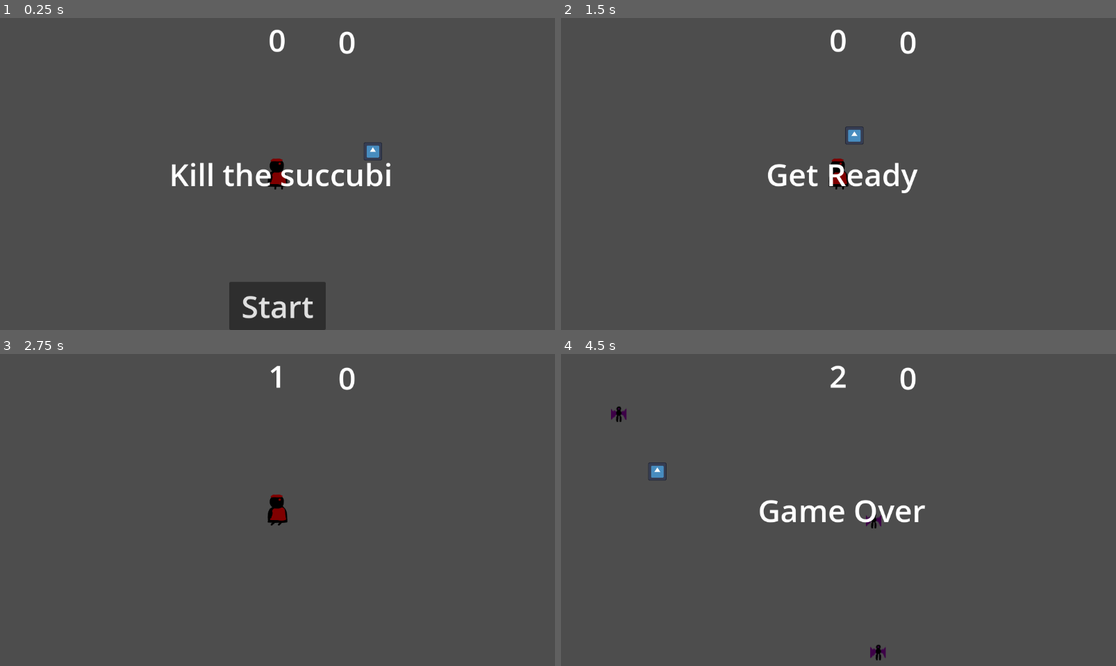
Above: before the commit, frames 1-4 (two rows, left to right).
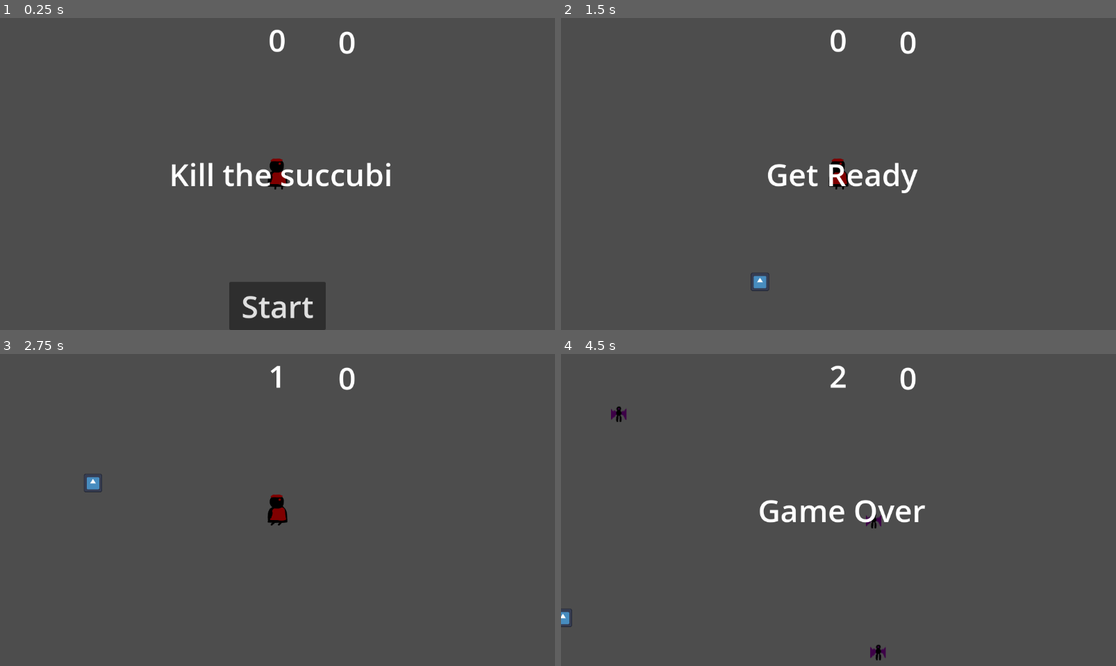
Above: after the commit, the same moments.

Repository: yinghaoawang/Succubus-Survivors
Game: Godot game, scene res://scenes/Main.tscn
Same seed, same stepped clock (60 frames per second), same inputs: the game is played once before the commit and once after it. The engine's default icon, where the game draws it, is replaced by a stand-in: a white triangle on a blue panel in a dark square.
Inputs:
- Up to frame 1 (0.25 s): no input
- Up to frame 2 (1.5 s): click "Start" at 0.5 s; tap Enter at 1.25 s; hold D (move_right) from 1.28 s (still down)
- Up to frame 3 (2.75 s): release D (move_right) at 2.03 s; hold S (move_down) from 2.03 s (still down)
- Up to frame 4 (4.5 s): release S (move_down) at 2.78 s; hold D (move_right) 2.78-3.53 s; hold W (move_up) 3.53-4.28 s; hold A (move_left) from 4.28 s (still down)

The runs differ from the first frame. In frame 1, 0.1% of the frame differs, in the area x 65-69%, y 39-46%; in frame 2, 0.2%, in the area x 34-55%, y 34-88%; in frame 3, 0.1%; in frame 4, 0.2%.

Commit message:
refactor powerUp code

Diff:
--- a/scenes/Main.tscn
+++ b/scenes/Main.tscn
@@ -1,9 +1,8 @@
-[gd_scene load_steps=6 format=3 uid="uid://i02j1vjryb8i"]
+[gd_scene load_steps=5 format=3 uid="uid://i02j1vjryb8i"]
 
 [ext_resource type="Script" path="res://scripts/main.gd" id="1_dbnsj"]
 [ext_resource type="PackedScene" uid="uid://ddq61ipdadwe4" path="res://scenes/Player.tscn" id="3_nvqf1"]
 [ext_resource type="PackedScene" uid="uid://ciikr3q5806gn" path="res://scenes/HUD.tscn" id="4_hc2h3"]
-[ext_resource type="PackedScene" uid="uid://b3utnax8s52a" path="res://scenes/PowerUp.tscn" id="5_u6bmt"]
 
 [sub_resource type="Curve2D" id="Curve2D_x8quo"]
 _data = {
@@ -39,10 +38,6 @@
 
 [node name="HUD" parent="." instance=ExtResource("4_hc2h3")]
 
-[node name="PowerUp" parent="." node_paths=PackedStringArray("player") instance=ExtResource("5_u6bmt")]
-collision_mask = 1
-player = NodePath("../Player")
-
 [connection signal="hit" from="Player" to="." method="game_over"]
 [connection signal="timeout" from="ElapsedTimer" to="." method="_on_elapsed_timer_timeout"]
 [connection signal="timeout" from="StartTimer" to="." method="_on_start_timer_timeout"]
--- /dev/null
+++ b/scenes/powerUps/OrbitPowerUp.tscn
@@ -0,0 +1,21 @@
+[gd_scene load_steps=4 format=3 uid="uid://dka34jw4j26gs"]
+
+[ext_resource type="Texture2D" uid="uid://ctk8nofmdrg0i" path="res://sprites/icon.svg" id="1_26ykr"]
+[ext_resource type="Script" path="res://scripts/powerUps/OrbitPowerUp.gd" id="1_byix1"]
+
+[sub_resource type="RectangleShape2D" id="RectangleShape2D_wi4po"]
+size = Vector2(38, 38)
+
+[node name="PowerUp" type="Area2D"]
+position = Vector2(713, 327)
+script = ExtResource("1_byix1")
+metadata/_edit_group_ = true
+
+[node name="Sprite2D" type="Sprite2D" parent="."]
+scale = Vector2(0.3, 0.3)
+texture = ExtResource("1_26ykr")
+
+[node name="CollisionShape2D" type="CollisionShape2D" parent="."]
+shape = SubResource("RectangleShape2D_wi4po")
+
+[connection signal="area_entered" from="." to="." method="_on_area_entered" flags=18]
--- a/scenes/PowerUp.tscn
+++ b/scenes/powerUps/TargetPowerUp.tscn
@@ -1,8 +1,7 @@
-[gd_scene load_steps=5 format=3 uid="uid://b3utnax8s52a"]
+[gd_scene load_steps=4 format=3 uid="uid://b1if7tce2au7u"]
 
-[ext_resource type="Texture2D" uid="uid://ctk8nofmdrg0i" path="res://sprites/icon.svg" id="1_26ykr"]
-[ext_resource type="Script" path="res://scripts/power_up.gd" id="1_byix1"]
-[ext_resource type="PackedScene" uid="uid://cre5lsgsk2cqe" path="res://scenes/projectiles/OrbitProjectile.tscn" id="2_7byvr"]
+[ext_resource type="Script" path="res://scripts/powerUps/TargetPowerUp.gd" id="1_n812y"]
+[ext_resource type="Texture2D" uid="uid://ctk8nofmdrg0i" path="res://sprites/icon.svg" id="3_d7363"]
 
 [sub_resource type="RectangleShape2D" id="RectangleShape2D_wi4po"]
 size = Vector2(38, 38)
@@ -10,14 +9,13 @@
 [node name="PowerUp" type="Area2D"]
 position = Vector2(-163, -14)
 collision_mask = 0
-script = ExtResource("1_byix1")
-OrbitProjectile = ExtResource("2_7byvr")
+script = ExtResource("1_n812y")
 metadata/_edit_group_ = true
 
 [node name="Sprite2D" type="Sprite2D" parent="."]
 position = Vector2(859, 210)
 scale = Vector2(0.3, 0.3)
-texture = ExtResource("1_26ykr")
+texture = ExtResource("3_d7363")
 
 [node name="CollisionShape2D" type="CollisionShape2D" parent="."]
 position = Vector2(859, 210)
--- a/scripts/main.gd
+++ b/scripts/main.gd
@@ -1,6 +1,7 @@
 extends Node
 
-@export var mob_scene: PackedScene = preload("res://scenes/Mob.tscn")
+@export var MobScene: PackedScene = preload("res://scenes/Mob.tscn")
+@export var OrbitPowerUp: PackedScene = preload("res://scenes/powerUps/OrbitPowerUp.tscn")
 var time
 var kill_count
 
@@ -20,12 +21,17 @@
 func new_game():
 	get_tree().call_group("mobs", "queue_free") # Clear mobs
 	get_tree().call_group("projectiles", "queue_free") # Clear projectiles
+	get_tree().call_group("powerUps", "queue_free")
 	time = 0
 	kill_count = 0
 	$Player.start($StartPosition.position)
 	$HUD.update_score(time)
 	$HUD.show_message("Get Ready")
 	$HUD.update_kill_counter(kill_count)
+	var orbit_power_up = OrbitPowerUp.instantiate()
+	orbit_power_up.set_position(Vector2(500, 500))
+	orbit_power_up.set_player($Player)
+	add_child(orbit_power_up)
 	$StartTimer.start()
 
 func _on_elapsed_timer_timeout():
@@ -38,7 +44,7 @@
 
 func _on_mob_timer_timeout():
 	# Create a new instance of the Mob scene.
-	var mob = mob_scene.instantiate()
+	var mob = MobScene.instantiate()
 	mob.set_player($Player)
 	mob.mob_killed.connect(on_mob_killed)
 
--- a/scripts/player.gd
+++ b/scripts/player.gd
@@ -42,16 +42,18 @@
 
 
 func _on_body_entered(body):
-	hide() # Player disappears after being hit.
-	hit.emit()
-	# Must be deferred as we can't change physics properties on a physics callback.
-	$CollisionShape2D.set_deferred("disabled", true)
-	get_tree().call_group("projectiles", "queue_free") # Clear projectiles
+	if body.is_in_group("mobs"):
+		hide() # Player disappears after being hit.
+		hit.emit()
+		# Must be deferred as we can't change physics properties on a physics callback.
+		$CollisionShape2D.set_deferred("disabled", true)
+		get_tree().call_group("projectiles", "queue_free") # Clear projectiles
 
 func start(pos):
 	position = pos
 	show()
 	$CollisionShape2D.disabled = false
+
 
 func shoot():
 	# TODO: Also remove the bullets that miss so game doesn't crash or slow down
--- /dev/null
+++ b/scripts/powerUps/OrbitPowerUp.gd
@@ -0,0 +1,27 @@
+extends Area2D
+
+@export var OrbitProjectile: PackedScene = preload("res://scenes/projectiles/OrbitProjectile.tscn")
+var main
+var player
+
+# Called when the node enters the scene tree for the first time.
+func _ready():
+	main = get_tree().get_root()
+
+
+# Called every frame. 'delta' is the elapsed time since the previous frame.
+func _process(delta):
+	pass
+
+
+func _on_area_entered(area):
+	if player == area:
+		queue_free()
+
+		var orbit_projectile = OrbitProjectile.instantiate()
+		orbit_projectile.set_target(player)
+		main.add_child(orbit_projectile)
+
+
+func set_player(_player):
+	player = _player
--- a/scripts/power_up.gd
+++ b/scripts/powerUps/TargetPowerUp.gd
@@ -1,12 +1,12 @@
 extends Area2D
 
-@export var player : Area2D
 @export var OrbitProjectile: PackedScene
-var world
+var main
+var player
 
 # Called when the node enters the scene tree for the first time.
 func _ready():
-	world = get_tree().get_root()
+	main = get_tree().get_root()
 
 
 # Called every frame. 'delta' is the elapsed time since the previous frame.
@@ -20,4 +20,7 @@
 
 		var orbit_projectile = OrbitProjectile.instantiate()
 		orbit_projectile.set_target(player)
-		world.add_child(orbit_projectile)
+		main.add_child(orbit_projectile)
+
+func add_player(_player):
+	player = _player
